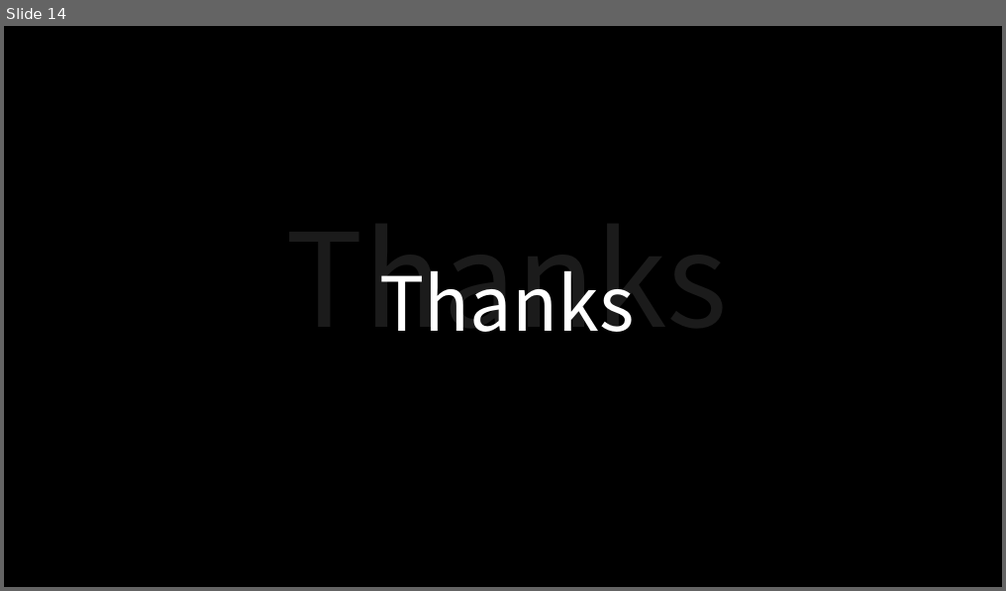
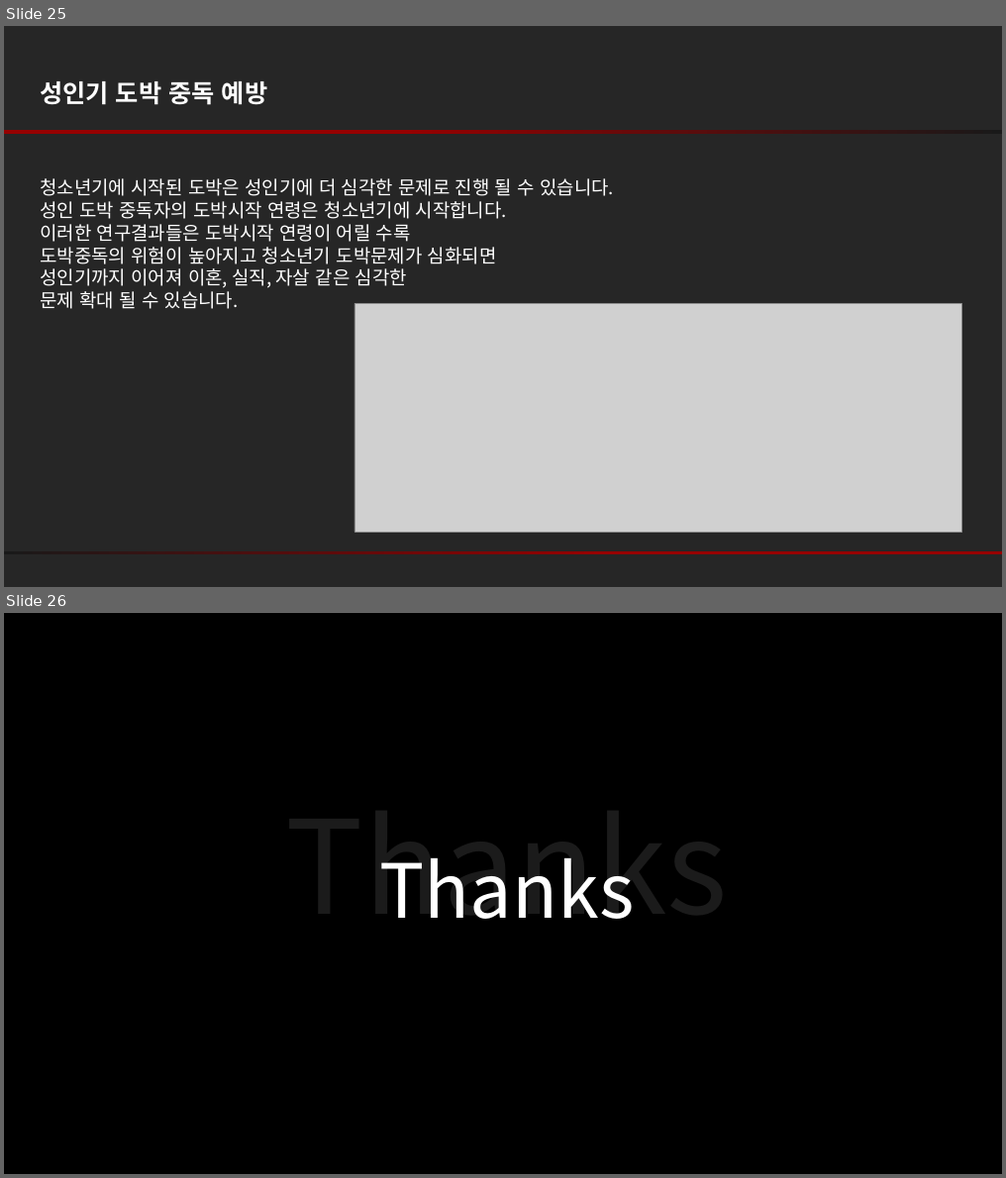
Before and after one commit to kyunakim/crawling-project, a slide deck: 청소년도박_PPT.pptx. Shown one above the other, each under a label of ours: slide 14 before the commit, slides 25 and 26 after it. The pictures are 1006x591 and 1006x1178 pixels, drawn with LibreOffice and Linux fonts; fonts in the diff are those of the drawing; grey boxes stand for pictures. Boxes give left, top, right and bottom in pixels: in the first picture for what was removed or moved away, otherwise in the second. Text is boxed around its words. In the diff, an @@ line names an element or a change of style, - is before the commit and + after.

```diff
--- a/청소년도박_PPT.pptx
+++ b/청소년도박_PPT.pptx
@@ slide 25 added at (4, 26, 1002, 587), background #262626 @@
@@ text added at (40, 81, 267, 105), 24 pt, text #FFFFFF, bold @@
+성인기 도박 중독 예방
@@ rectangle added at (4, 130, 1002, 134), fill gradient #960000 to #191919 @@
@@ text added at (40, 178, 614, 309), 18 pt, text #FFFFFF @@
+청소년기에 시작된 도박은 성인기에 더 심각한 문제로 진행 될 수 있습니다.
+성인 도박 중독자의 도박시작 연령은 청소년기에 시작합니다.
+이러한 연구결과들은 도박시작 연령이 어릴 수록
+도박중독의 위험이 높아지고 청소년기 도박문제가 심화되면
+성인기까지 이어져 이혼, 실직, 자살 같은 심각한
+문제 확대 될 수 있습니다.
@@ picture added at (354, 304, 961, 532) @@
@@ rectangle added at (4, 552, 1002, 556), fill gradient #960000 to #191919 @@
@@ what was slide 14 is now slide 26 @@
```
Also in this commit, not shown: 8 slides changed, 13 other slides added, 2 slides removed.
